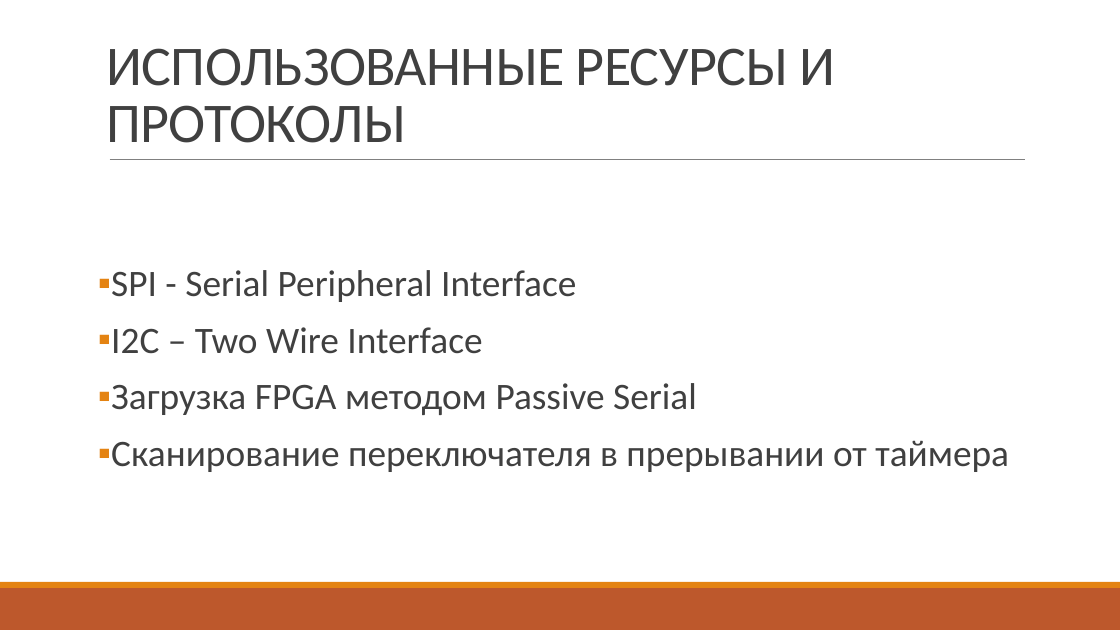
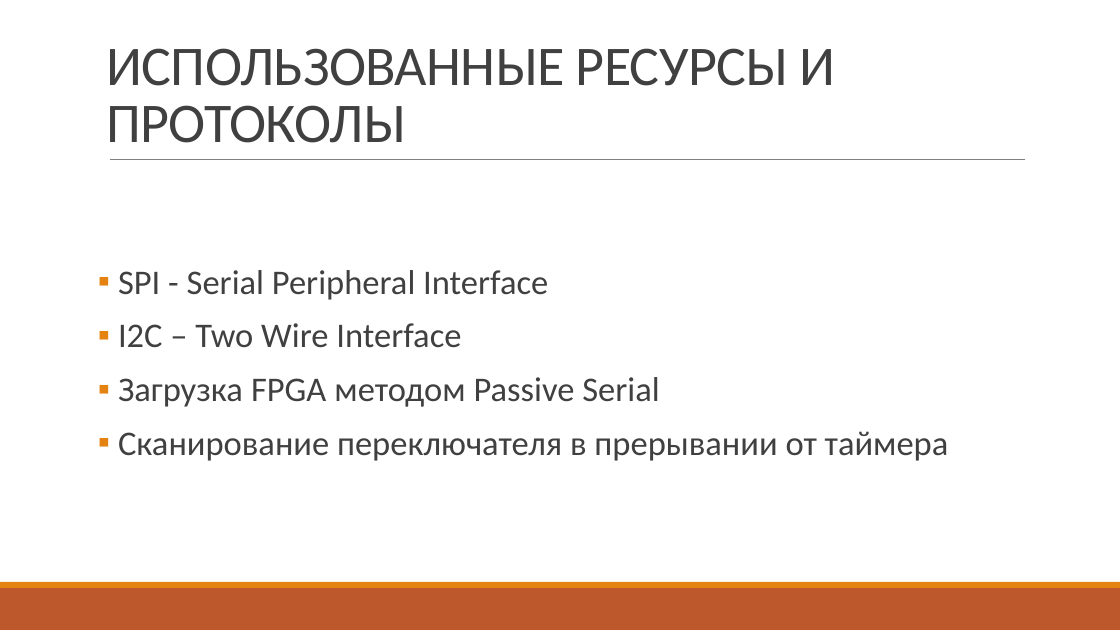
Before and after one commit to ramilabdullaev/diplom, a slide deck: slide 5 of ARamil.pptx. Drawn at 1120x630 pixels with LibreOffice and Linux fonts; fonts in the diff are those of the drawing. Boxes give left, top, right and bottom in pixels: in the first picture for what was removed or moved away, otherwise in the second. Text is boxed around its words. In the diff, an @@ line names an element or a change of style, - is before the commit and + after.

Commit message:
Update ARamil.pptx
added new style

```diff
--- a/ARamil.pptx
+++ b/ARamil.pptx
@@ text "SPI - Serial Peripheral Interface" at (x1=118, y1=270, x2=949, y2=461): size 32 to 29.6 pt @@
```
Also in this commit, not shown: 4 other slides changed.
